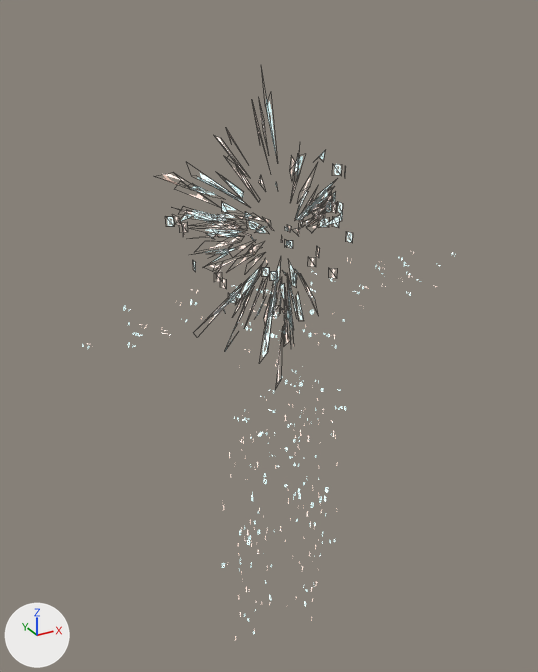
The glTF model assets/DC_meta/tiara/meta_01001101_tiara/M_meta_01001101.glb as it was, and as the next commit left it.
The view is the same before and after, from a camera (50 mm lens) standing at (-1.2, -2.09, 2.39) and looking at (0.02, 0.14, 1.28). The lights are fixed; the arrows at lower left show +X, +Y and +Z. Mesh edges are drawn as thin lines on the coarser meshes. Where no turn or scale is listed for an object, it has been applied to the vertices.

Objects in the first picture: 'head_soul'.
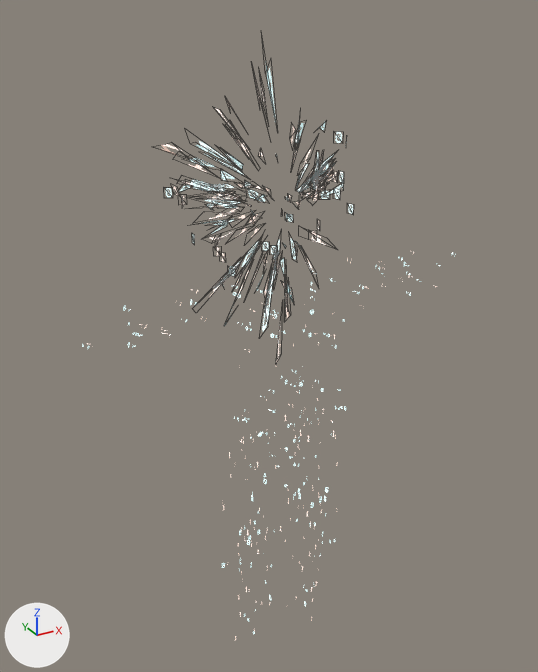
Location of each change, [x1, y1, x2, y2] in pixels of the pictures (538 x 672 px; the box of a moved part takes in the faces that stretch with it):
'head_soul', reshaped
    before: [162, 98, 352, 383]
    after: [161, 65, 353, 359]
part 1 of me_mesh_007, moved or reshaped
    before: [266, 98, 276, 154]
    after: [266, 65, 276, 122]
part 2 of me_mesh_007, moved or reshaped
    before: [226, 181, 244, 198]
    after: [226, 154, 243, 169]
part 3 of me_mesh_007, moved or reshaped
    before: [263, 268, 268, 276]
    after: [263, 242, 268, 251]
part 4 of me_mesh_007, moved or reshaped
    before: [271, 272, 276, 280]
    after: [271, 246, 276, 254]
part 5 of me_mesh_007, moved or reshaped
    before: [280, 284, 284, 299]
    after: [281, 258, 284, 273]
part 6 of me_mesh_007, moved or reshaped
    before: [297, 206, 312, 220]
    after: [297, 178, 312, 192]
part 7 of me_mesh_007, moved or reshaped
    before: [311, 191, 328, 206]
    after: [311, 163, 328, 178]
part 8 of me_mesh_007, moved or reshaped
    before: [290, 265, 295, 286]
    after: [291, 238, 296, 259]
part 9 of me_mesh_007, moved or reshaped
    before: [314, 184, 332, 205]
    after: [316, 155, 334, 175]
part 10 of me_mesh_007, moved or reshaped
    before: [320, 219, 328, 227]
    after: [321, 190, 329, 199]
part 11 of me_mesh_007, moved or reshaped
    before: [274, 266, 280, 285]
    after: [274, 239, 280, 259]
part 12 of me_mesh_007, moved or reshaped
    before: [335, 164, 341, 175]
    after: [336, 132, 342, 143]
part 13 of me_mesh_007, moved or reshaped
    before: [297, 156, 303, 175]
    after: [298, 123, 303, 141]
part 14 of me_mesh_007, moved or reshaped
    before: [347, 232, 352, 242]
    after: [349, 204, 353, 214]
part 15 of me_mesh_007, moved or reshaped
    before: [327, 213, 342, 224]
    after: [329, 182, 343, 194]
part 16 of me_mesh_007, deleted
    before: [162, 111, 342, 383]
part 17 of me_mesh_007, built on
    before: [194, 173, 293, 331]
    after: [161, 80, 343, 359]

The change, as a diff of the scene's bpy script:
```diff
--- a/assets/DC_meta/tiara/meta_01001101_tiara/M_meta_01001101.glb.py
+++ b/assets/DC_meta/tiara/meta_01001101_tiara/M_meta_01001101.glb.py
@@ me_mesh_007 @@
 # used by ob_head_soul; location = (0.0, 0.0, 0.0)
-me_mesh_007.from_pydata(...)  # 600 vertices, 300 faces; spans x -0.339..0.287, y -0.239..0.408, z 1.166..2.233
+me_mesh_007.from_pydata(...)  # 572 vertices, 286 faces; spans x -0.339..0.287, y -0.239..0.408, z 1.263..2.331
+# me_mesh_007 part 1: the loose piece of 4 vertices spanning x -0.054..0.003, y 0.04..0.044, z 1.928..2.233 is moved by (0.0, 0.0, 0.098)
+# me_mesh_007 part 2: the loose piece of 4 vertices spanning x -0.058..-0.017, y 0.236..0.408, z 1.774..1.846 is moved by (0.0, 0.0, 0.098)
+# me_mesh_007 part 3: the loose piece of 4 vertices spanning x 0.038..0.062, y 0.202..0.218, z 1.482..1.519 is moved by (0.0, 0.0, 0.098)
+# me_mesh_007 part 4: the loose piece of 4 vertices spanning x 0.046..0.071, y 0.156..0.172, z 1.479..1.516 is moved by (0.0, 0.0, 0.098)
+# me_mesh_007 part 5: the loose piece of 4 vertices spanning x 0.074..0.12, y 0.127..0.186, z 1.362..1.477 is moved by (0.0, 0.0, 0.098)
+# me_mesh_007 part 6: the loose piece of 4 vertices spanning x 0.09..0.203, y 0.067..0.093, z 1.719..1.782 is moved by (0.0, 0.0, 0.098)
+# me_mesh_007 part 7: the loose piece of 4 vertices spanning x 0.119..0.254, y 0.059..0.095, z 1.753..1.821 is moved by (0.0, 0.0, 0.098)
+# me_mesh_007 part 8: the loose piece of 4 vertices spanning x 0.06..0.116, y 0.062..0.095, z 1.463..1.593 is moved by (0.0, 0.0, 0.098)
+# me_mesh_007 part 9: the loose piece of 4 vertices spanning x 0.141..0.271, y 0.061..0.086, z 1.75..1.847 is moved by (0.0, 0.0, 0.098)
+# me_mesh_007 part 10: the loose piece of 4 vertices spanning x 0.168..0.203, y 0.027..0.049, z 1.692..1.729 is moved by (0.0, 0.0, 0.098)
+# me_mesh_007 part 11: the loose piece of 4 vertices spanning x 0.039..0.048, y 0.074..0.151, z 1.461..1.602 is moved by (0.0, 0.0, 0.098)
+# me_mesh_007 part 12: the loose piece of 4 vertices spanning x 0.087..0.107, y -0.178..-0.157, z 1.917..1.954 is moved by (0.0, 0.0, 0.098)
+# me_mesh_007 part 13: the loose piece of 4 vertices spanning x -0.033..0.005, y -0.157..-0.078, z 1.894..2.029 is moved by (0.0, 0.0, 0.098)
+# me_mesh_007 part 14: the loose piece of 4 vertices spanning x 0.214..0.221, y -0.091..-0.062, z 1.664..1.7 is moved by (0.0, 0.0, 0.098)
+# me_mesh_007 part 15: the loose piece of 4 vertices spanning x 0.075..0.108, y -0.191..-0.105, z 1.742..1.816 is moved by (0.0, 0.0, 0.098)
+# me_mesh_007 part 16: 109 loose pieces with 436 vertices, spanning x -0.339..0.287, y -0.239..0.377, z 1.166..2.163, are deleted
+# me_mesh_007 part 17: 40 vertices removed from x -0.33..-0.006, y -0.184..0.399, z 1.266..1.971; 448 vertices added at x -0.339..0.287, y -0.239..0.399, z 1.263..2.26
 me_mesh_007.materials.append(mat_m_robo_zero_soul_tiara)
```
